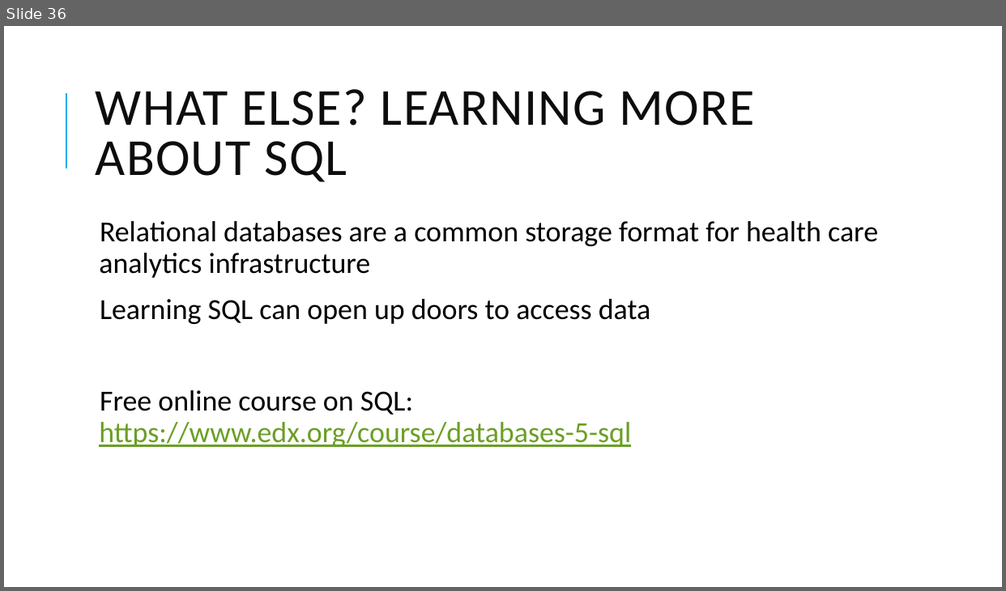
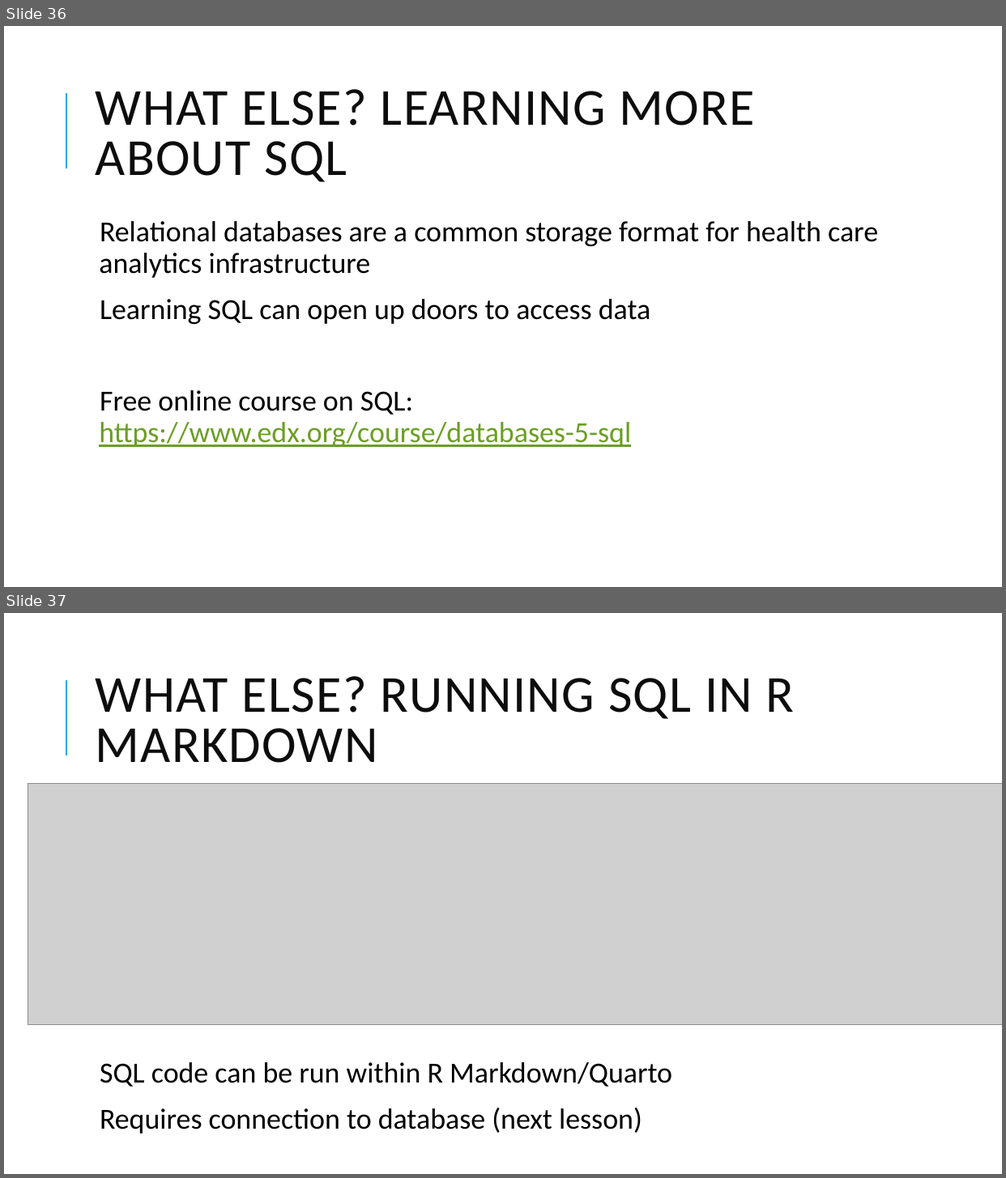
Before and after one commit to pcmathias/databases-dashboards-in-R, a slide deck: slides/02 - Intro to Databases.pptx. Shown one above the other, each under a label of ours: slide 36 before the commit, slides 36 and 37 after it. The pictures are 1006x591 and 1006x1178 pixels, drawn with LibreOffice and Linux fonts; fonts in the diff are those of the drawing; grey boxes stand for pictures. Boxes give left, top, right and bottom in pixels: in the first picture for what was removed or moved away, otherwise in the second. Text is boxed around its words. In the diff, an @@ line names an element or a change of style, - is before the commit and + after.

Commit message:
updated title slides

```diff
--- a/slides/02 - Intro to Databases.pptx
+++ b/slides/02 - Intro to Databases.pptx
@@ slide 37 added at bbox=[4, 613, 1002, 1174], background #FFFFFF; not listed: 1 template element that a slide beside it also shows @@
@@ title added at bbox=[96, 676, 795, 763], 50 pt, text #0D0D0D @@
+WHAT ELSE? RUNNING SQL IN R MARKDOWN
@@ picture added at bbox=[28, 784, 1002, 1025] @@
@@ text added at bbox=[100, 1063, 672, 1134], 28 pt, text #000000 @@
+  SQL code can be run within R Markdown/Quarto
+  Requires connection to database (next lesson)
```
Also in this commit, not shown: 1 slide changed, 1 other file.
